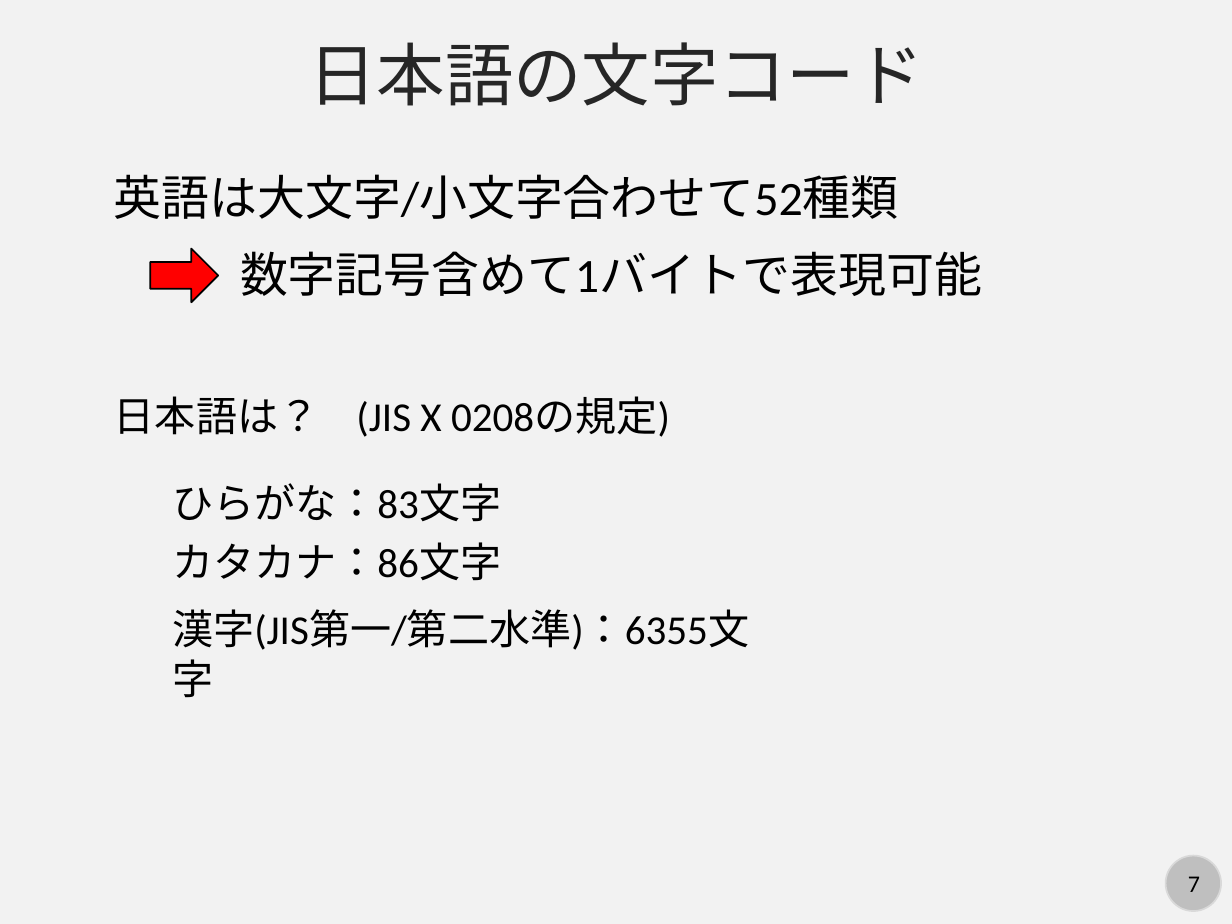
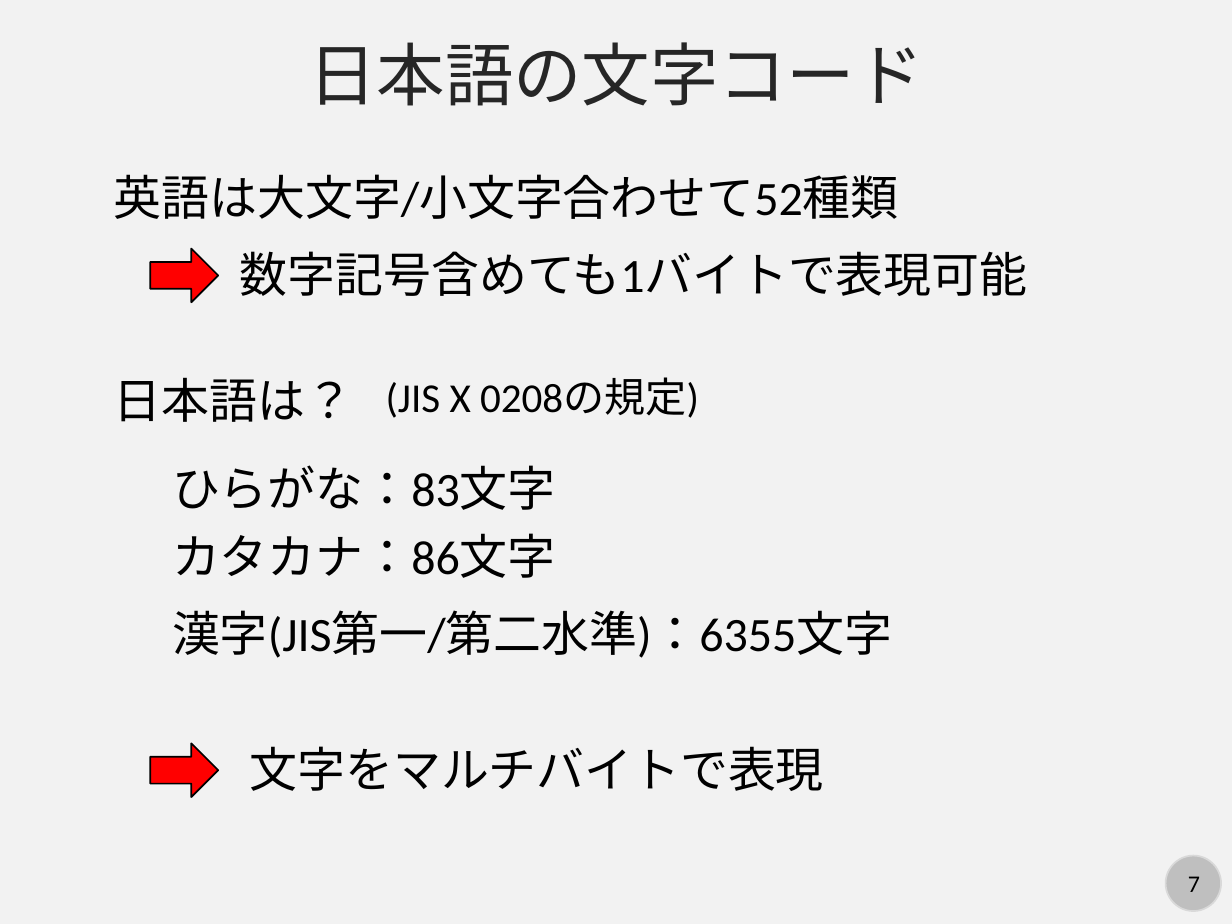
Before and after one commit to kaityo256/python_zero, a slide deck: slide 7 of string/fig/slide.pptx. Drawn at 1232x924 pixels with LibreOffice and Linux fonts; fonts in the diff are those of the drawing. Boxes give left, top, right and bottom in pixels: in the first picture for what was removed or moved away, otherwise in the second. Text is boxed around its words. In the diff, an @@ line names an element or a change of style, - is before the commit and + after.

```diff
--- a/string/fig/slide.pptx
+++ b/string/fig/slide.pptx
@@ text at [240,251,1027,296]: text changed @@
-数字記号含めて1バイトで表現可能
+数字記号含めても1バイトで表現可能
@@ text "日本語は？": place and size @@
-text "日本語は？" at [114,396,319,435]
+text "日本語は？" at [114,377,353,422]
@@ text "(JIS X 0208の規定)": place and size @@
-text "(JIS X 0208の規定)" at [356,397,670,437]
+text "(JIS X 0208の規定)" at [386,378,699,418]
@@ size 24 to 28 pt in 4 elements at [172,533,555,578], [114,377,353,422], [172,610,892,658], [172,465,555,510] @@
@@ text "ひらがな：83文字": place and size @@
-text "ひらがな：83文字" at [172,483,501,522]
+text "ひらがな：83文字" at [172,465,555,510]
@@ text "カタカナ：86文字": place and size @@
-text "カタカナ：86文字" at [172,542,501,581]
+text "カタカナ：86文字" at [172,533,555,578]
@@ right arrow added at [150,743,218,797], fill #FF0000, outline #000000 1 pt @@
@@ text added at [250,746,824,791], 28 pt, text #000000 @@
+文字をマルチバイトで表現
```
Also in this commit, not shown: 2 other slides changed, 8 slides added, 7 other files.
